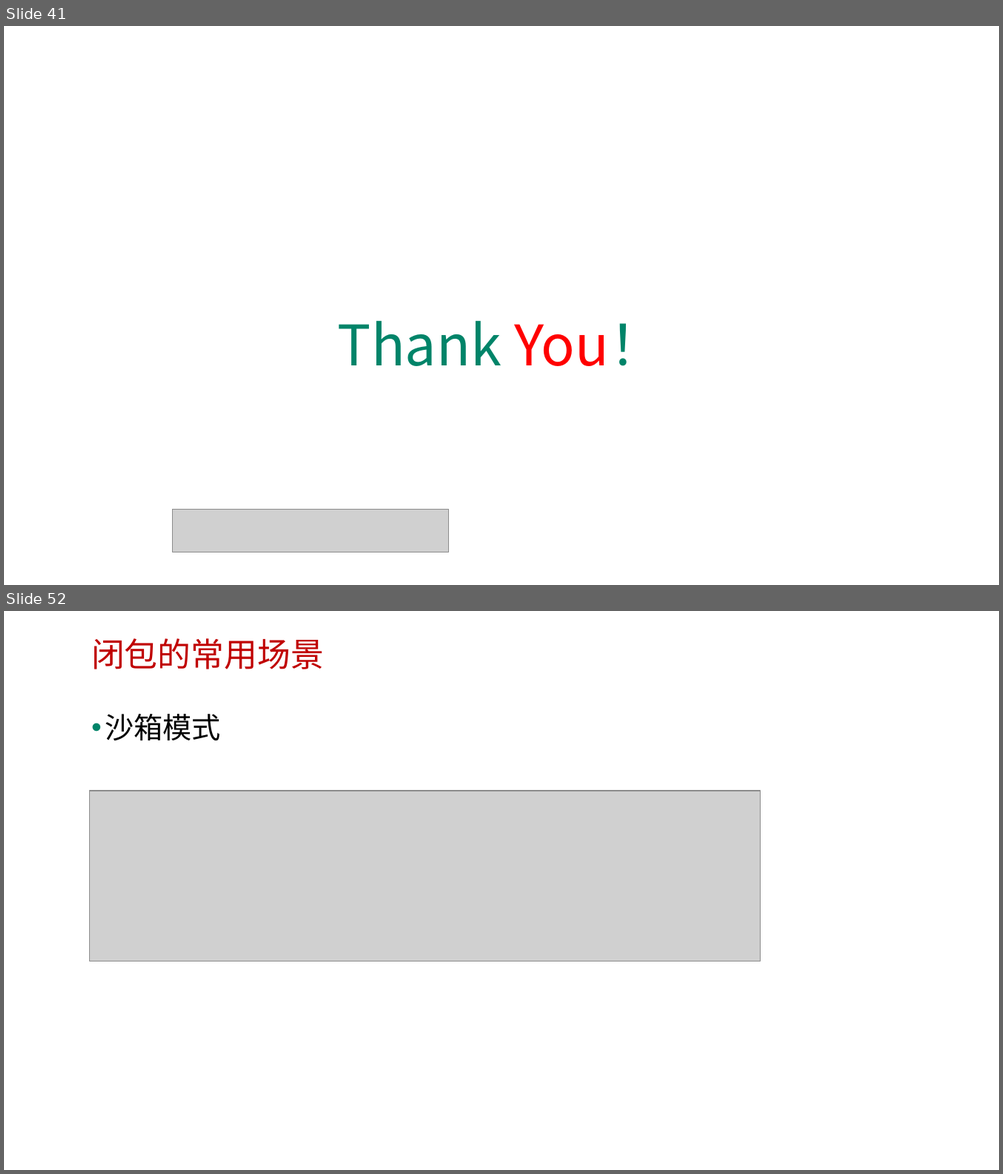
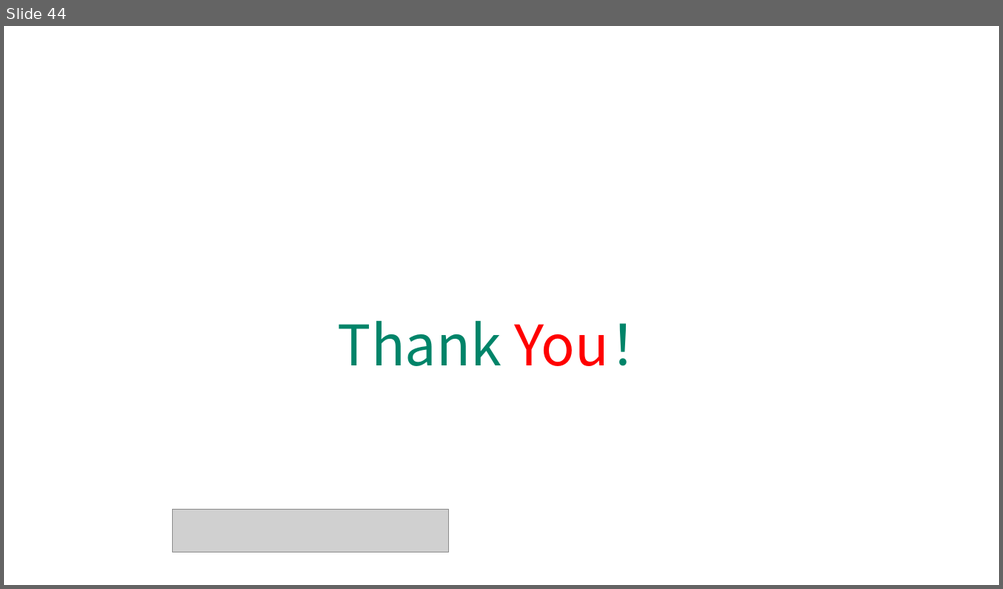
Before and after one commit to edu2act/course-javascript-advanced, a slide deck: 课程PPT/05.JavaScript函数进阶二.pptx. Shown one above the other, each under a label of ours: slides 41 and 52 before the commit, slide 44 after it; the slides between them are not shown. The pictures are 1003x1174 and 1003x589 pixels, drawn with LibreOffice and Linux fonts; fonts in the diff are those of the drawing; grey boxes stand for pictures; background and template pictures are left out. Boxes give left, top, right and bottom in pixels: in the first picture for what was removed or moved away, otherwise in the second. Text is boxed around its words. In the diff, an @@ line names an element or a change of style, - is before the commit and + after.

```diff
--- a/课程PPT/05.JavaScript函数进阶二.pptx
+++ b/课程PPT/05.JavaScript函数进阶二.pptx
@@ slide 52 removed at (x1=4, y1=611, x2=999, y2=1170), background picture (left out) @@
@@ text removed at (x1=91, y1=638, x2=324, y2=669) @@
-闭包的常用场景
@@ text removed at (x1=105, y1=714, x2=222, y2=741) @@
-• 沙箱模式
@@ picture removed at (x1=90, y1=791, x2=760, y2=961) @@
@@ what was slide 41 is now slide 44 @@
```
Also in this commit, not shown: 7 slides changed, 5 slides added, 14 other slides removed, 8 other files.
